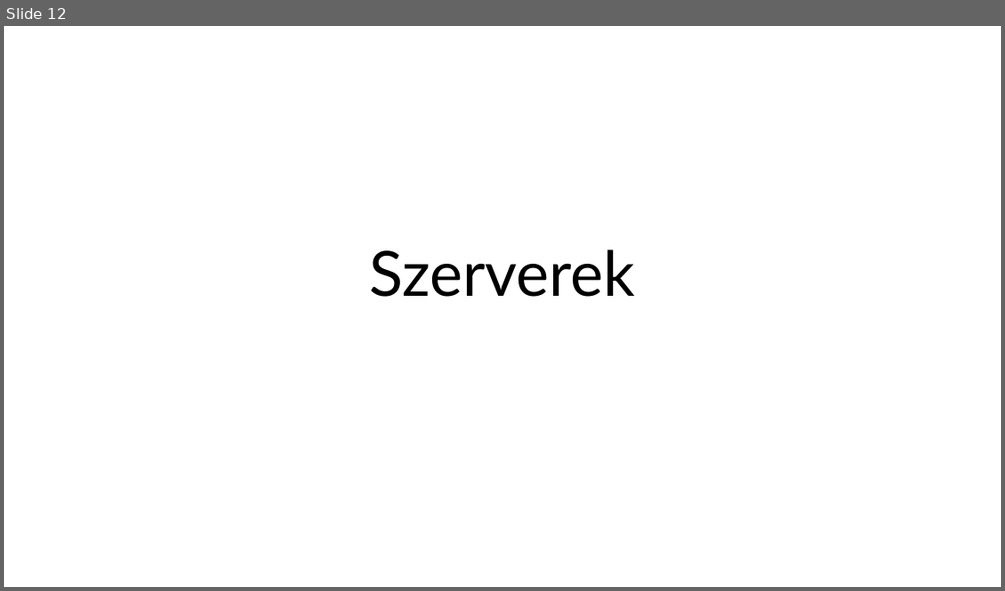
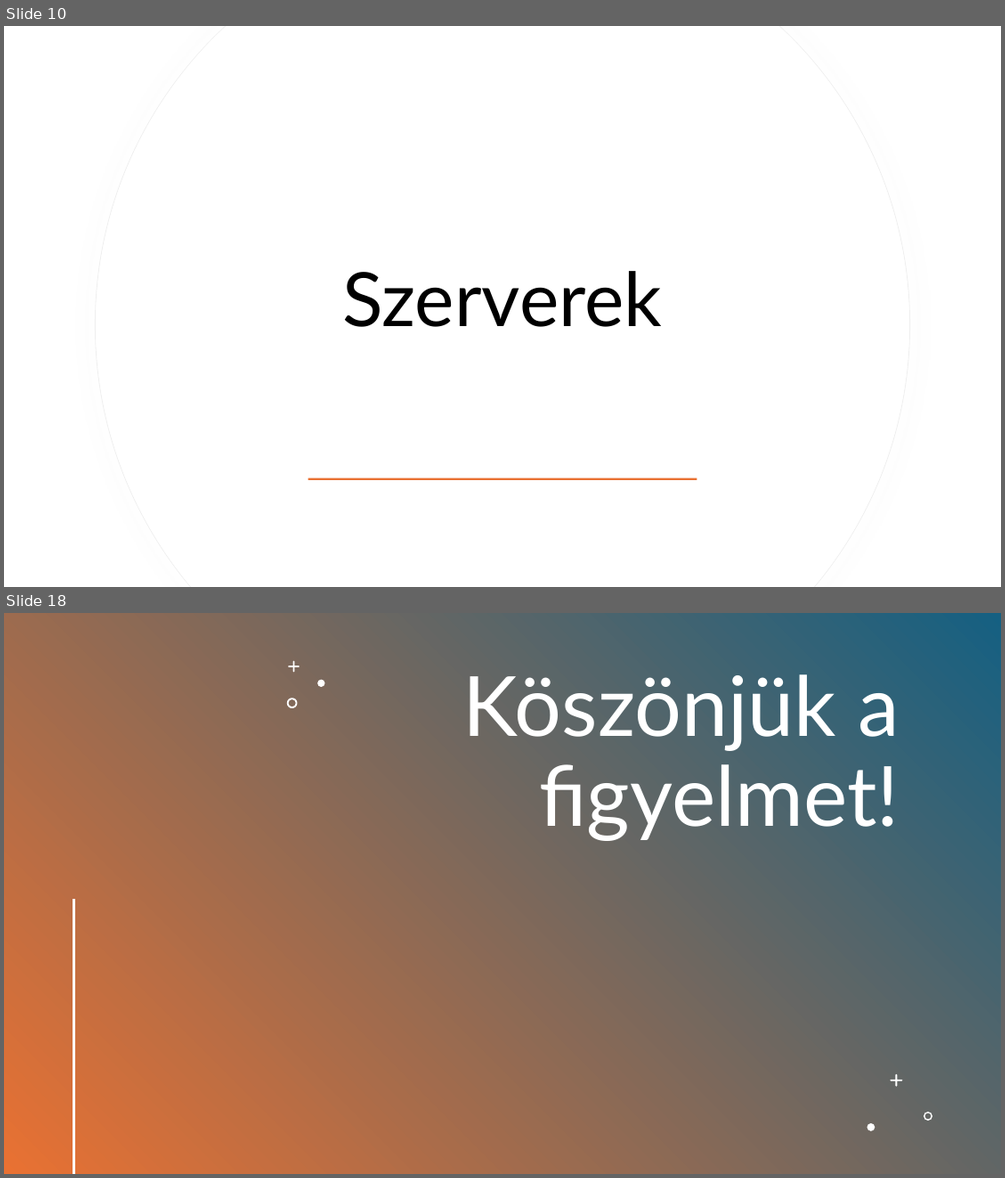
Before and after one commit to torokpeter7/CoreLink-KFT, a slide deck: Végleges/CoreLink_KFT.pptx. Shown one above the other, each under a label of ours: slide 12 before the commit, slides 10 and 18 after it; the slides between them are not shown. The pictures are 1005x591 and 1005x1178 pixels, drawn with LibreOffice and Linux fonts; fonts in the diff are those of the drawing. Boxes give left, top, right and bottom in pixels: in the first picture for what was removed or moved away, otherwise in the second. Text is boxed around its words. In the diff, an @@ line names an element or a change of style, - is before the commit and + after.

```diff
--- a/Végleges/CoreLink_KFT.pptx
+++ b/Végleges/CoreLink_KFT.pptx
@@ slide 18 added at (4,613,1001,1174), background #FFFFFF @@
@@ rectangle added at (4,613,1001,1174), fill gradient #156082 to #E97132 @@
@@ freeform shape added at (288,661,299,672), fill #FFFFFF @@
@@ freeform shape added at (317,680,324,687), fill #FFFFFF @@
@@ title added at (463,674,899,841), 80 pt, text #FFFFFF @@
+Köszönjük a figyelmet!
@@ freeform shape added at (287,698,297,708), fill #FFFFFF @@
@@ line added from (74, 900) to (74, 1173), #FFFFFF 2 pt @@
@@ freeform shape added at (890,1074,903,1086), fill #FFFFFF @@
@@ freeform shape added at (923,1111,933,1121), fill #FFFFFF @@
@@ freeform shape added at (867,1123,874,1130), fill #FFFFFF @@
@@ what was slide 12 is now slide 10 @@
@@ slide 10 changed as well @@
@@ freeform shape added at (96,26,910,587), fill #FFFFFF, outline #EFEFEF 0.75 pt @@
@@ freeform shape added at (96,26,909,587), fill #FFFFFF @@
@@ title "Szerverek": place and size @@
-title "Szerverek" at (370,249,636,297)
+title "Szerverek" at (343,271,663,327)
@@ title "Szerverek" at (343,271,663,327): size 60 to 72 pt; vertical alignment bottom to middle @@
@@ rectangle added at (308,477,697,480), fill #E97132 @@
```
Also in this commit, not shown: 6 other slides changed, 10 other slides added, 5 slides removed.
